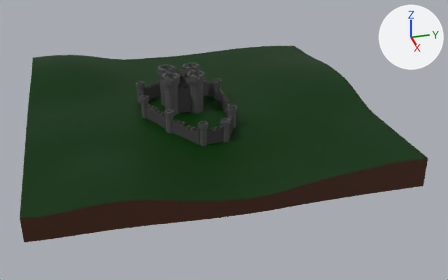
Renders of the Blender file Module_castle/Castle_module.blend from each side of a commit.
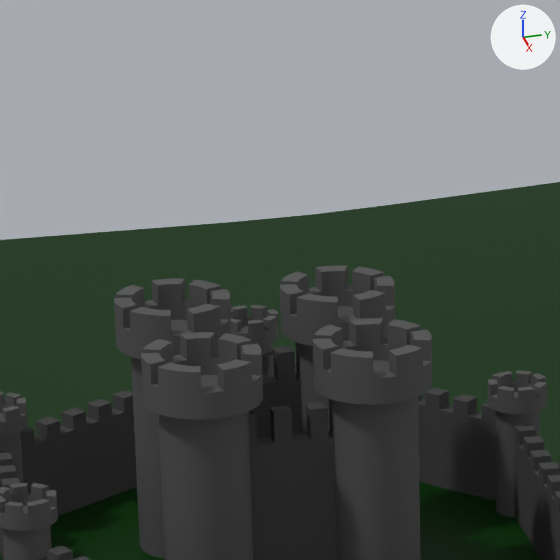
Each version appears first whole from a 50 mm camera at (152.6, -46.7, 64.0) aimed at (10.5, -10.3, -5.5), and next in a close-up on the part from 31% to 50% of the width and 8% to 38% of the height. Lighting does not change. The marker at upper right points along +X, +Y and +Z.

The first close-up shows 'Cilindro', 'Cilindro.003', 'Cilindro.008', 'Cilindro.009', 'Cilindro.010', 'Cilindro.011', 'Cubo.005', 'Cubo.006', 'Cubo.007', 'Cubo.014', 'Cubo.019', 'Plano'.
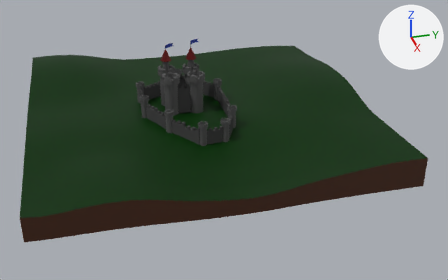
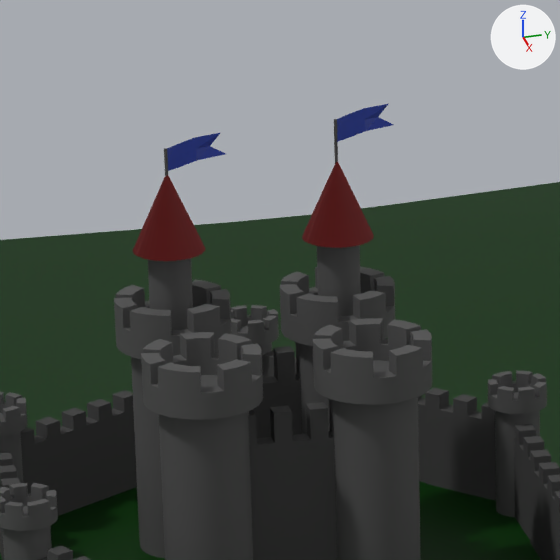
What differs and where, as boxes (x1, y1, x2, y2) in the close-ups (560 x 560 px):
'Cilindro.012', added
    after: (133, 176, 205, 330)
    faces in mat_materiais (dark red #510100): (133, 176, 205, 261)
    faces in mat_torre (dark grey #545454): (148, 258, 193, 330)
'Cilindro.013', added
    after: (302, 161, 374, 316)
    faces in mat_materiais (dark red #510100): (302, 161, 374, 248)
    faces in mat_torre (dark grey #545454): (317, 245, 361, 316)
'Plano.001', added (blue)
    after: (167, 133, 226, 171)
'Plano.002', added (blue)
    after: (337, 104, 393, 142)
'Cilindro.015', added
    after: (334, 119, 338, 163)

Edits to the bpy script that builds the scene:
```text
Add mat_bandeira:
    mat_bandeira = principled_material('Bandeira')
    mat_bandeira.base_color = (0.00991, 0.0356, 0.333)  # blue #19359c
Add mat_materiais:
    mat_materiais = principled_material('Materiais')
    mat_materiais.base_color = (0.0828, 0.000236, 0.0)  # dark red #510100
    mat_materiais.roughness = 0.755
    mat_materiais.specular_tint = (0.546, 0.505, 0.505)  # light grey #c3bcbc
    mat_materiais.anisotropic = 0.468
Add me_plano_001:
    me_plano_001.from_pydata([(-1.04, -0.97, -0.09), (-1.07, 1.02, -0.09), (-1.21, -0.85, -0.52), (-1.52, -0.55, -1.27), (-2.05, -0.54, -2.5), (-1.27, 0.19, -0.56), (-1.97, 0.35, -1.86), (-1.57, 0.45, -1.26), (-1.05, 0.02, -0.09), (-2.08, 1.43, -2.32), (-1.63, 1.46, -1.25), (-1.34, 1.23, -0.6)], [], [(0, 2, 5, 8), (8, 5, 11, 1), (5, 7, 10, 11), (7, 6, 9, 10), (3, 4, 6, 7), (2, 3, 7, 5)])
    me_plano_001.materials.append(mat_bandeira)  # blue #19359c
Add me_cilindro_002:
    me_cilindro_002.from_pydata(...)  # a 6-sided cylinder along z spanning x -0.87..0.87, y -1.0..1.0, z -1.0..1.0
    me_cilindro_002.materials.append(mat_torre)  # dark grey #545454
Add me_cilindro_001:
    me_cilindro_001.from_pydata(...)  # 112 vertices, 112 faces; spans x -1.67..1.67, y -1.67..1.67, z -1.0..3.0
    me_cilindro_001.polygons.foreach_set('use_smooth', [True] * 112)
    # faces by material slot: [65, 47]
    me_cilindro_001.materials.append(mat_torre)  # dark grey #545454
    me_cilindro_001.materials.append(mat_materiais)  # dark red #510100
Add ob_plano_002:
    ob_plano_002 = bpy.data.objects.new('Plano.002', me_plano_001)
    ob_plano_002.location = (1.43, -16.67, 18.29)
    ob_plano_002.rotation_euler = (1.584, -0.0127, -0.0309)  # degrees (91, -0.7, -1.8)
    ob_plano_002.scale = (1.0, 0.433, 1.0)
Add ob_cilindro_015:
    ob_cilindro_015 = bpy.data.objects.new('Cilindro.015', me_cilindro_002)
    ob_cilindro_015.location = (0.38, -16.6, 17.64)
    ob_cilindro_015.scale = (0.0646, 0.0646, 1.09)
Add ob_plano_001:
    ob_plano_001 = bpy.data.objects.new('Plano.001', me_plano_001)
    ob_plano_001.location = (1.46, -23.25, 17.63)
    ob_plano_001.rotation_euler = (1.584, -0.0127, -0.0309)  # degrees (91, -0.7, -1.8)
    ob_plano_001.scale = (1.0, 0.433, 1.0)
Add ob_cilindro_014:
    ob_cilindro_014 = bpy.data.objects.new('Cilindro.014', me_cilindro_002)
    ob_cilindro_014.location = (0.41, -23.17, 16.99)
    ob_cilindro_014.scale = (0.0646, 0.0646, 1.09)
Add ob_cilindro_013:
    ob_cilindro_013 = bpy.data.objects.new('Cilindro.013', me_cilindro_001)
    ob_cilindro_013.location = (0.51, -16.63, 12.58)
    ob_cilindro_013.scale = (0.83, 0.83, 1.53)
Add ob_cilindro_012:
    ob_cilindro_012 = bpy.data.objects.new('Cilindro.012', me_cilindro_001)
    ob_cilindro_012.location = (0.51, -23.22, 12.58)
    ob_cilindro_012.scale = (0.83, 0.83, 1.53)
```
